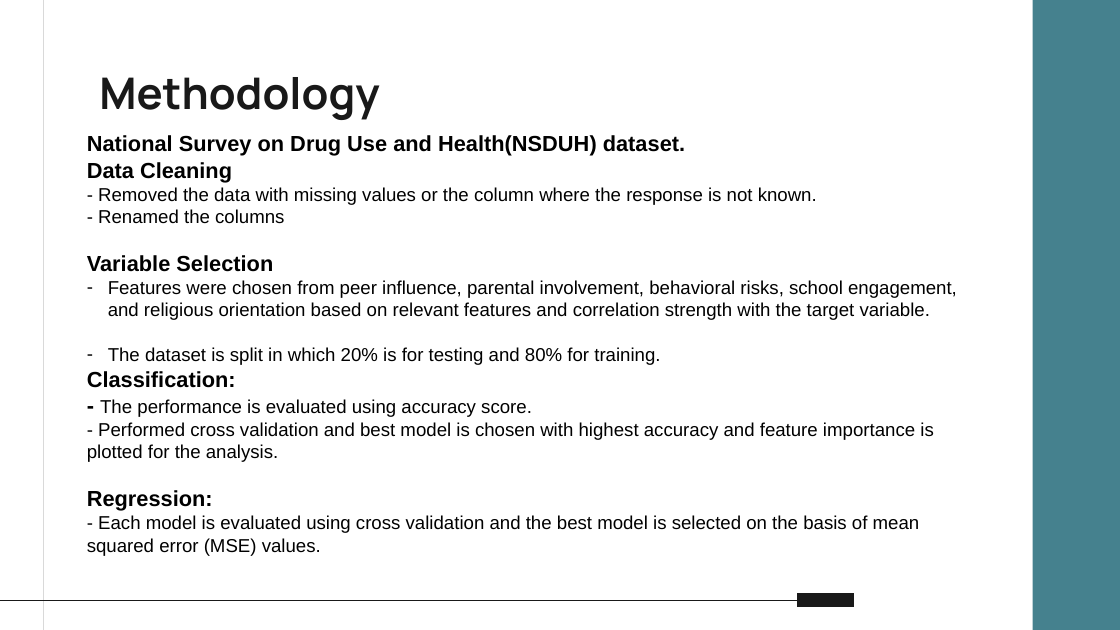
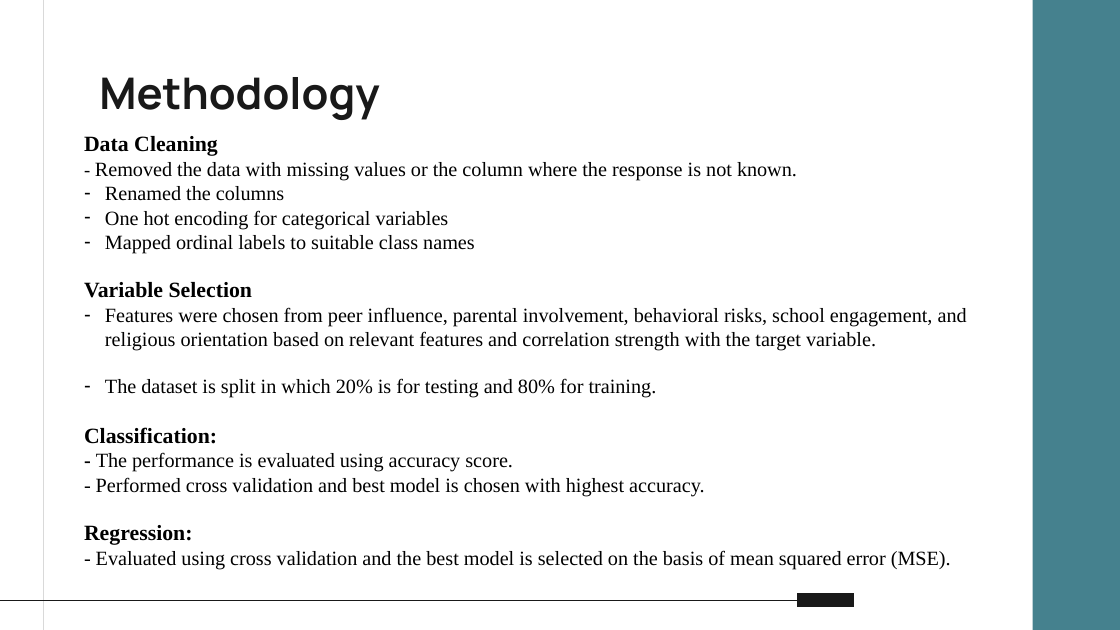
Before and after one commit to Sowjanya2502/Youth-Marijuana-Use-Analysis-and-Prediction, a slide deck: slide 4 of Youth_marijuana_use_analysis.pptx. Drawn at 1120x630 pixels with LibreOffice and Linux fonts; fonts in the diff are those of the drawing. Boxes give left, top, right and bottom in pixels: in the first picture for what was removed or moved away, otherwise in the second. Text is boxed around its words. In the diff, an @@ line names an element or a change of style, - is before the commit and + after.

```diff
--- a/Youth_marijuana_use_analysis.pptx
+++ b/Youth_marijuana_use_analysis.pptx
@@ text at (84, 136, 967, 545): font Arial to Times New Roman in "Data Cleaning", "- Removed the data with missing values ...", "Variable Selection", "Features were chosen from peer influence, parental ..." and 4 more places; size 12 to 13 pt in "Removed the data with missing values or ...", "Features were chosen from peer influence, parental ...", "The dataset is split in which 20% ...", "The performance is evaluated using accuracy score."; size 14 to 13 pt in "-" @@
@@ text at (87, 135, 685, 156): paragraph removed @@
-National Survey on Drug Use and Health(NSDUH) dataset.
@@ text at (105, 186, 475, 253): text changed; size 12 to 13 pt; font Arial to Times New Roman @@
-- Renamed the columns
+– Renamed the columns
+– One hot encoding for categorical variables
+– Mapped ordinal labels to suitable class names
@@ text at (96, 477, 704, 496): text changed; size 12 to 13 pt; font Arial to Times New Roman @@
-- Performed cross validation and best model is chosen with highest accuracy and feature importance is plotted for the analysis.
+- Performed cross validation and best model is chosen with highest accuracy.
@@ text at (96, 550, 951, 569): text changed; size 12 to 13 pt; font Arial to Times New Roman @@
-- Each model is evaluated using cross validation and the best model is selected on the basis of mean squared error (MSE) values.
+- Evaluated using cross validation and the best model is selected on the basis of mean squared error (MSE).
```
Also in this commit, not shown: 5 other slides changed, 3 slides added, 1 slide removed, 1 other file.
